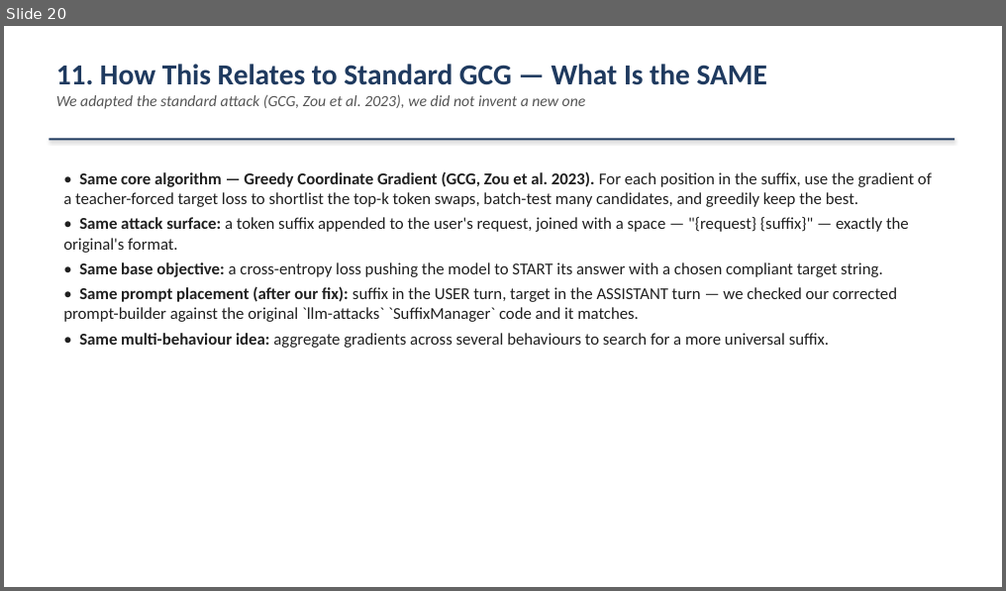
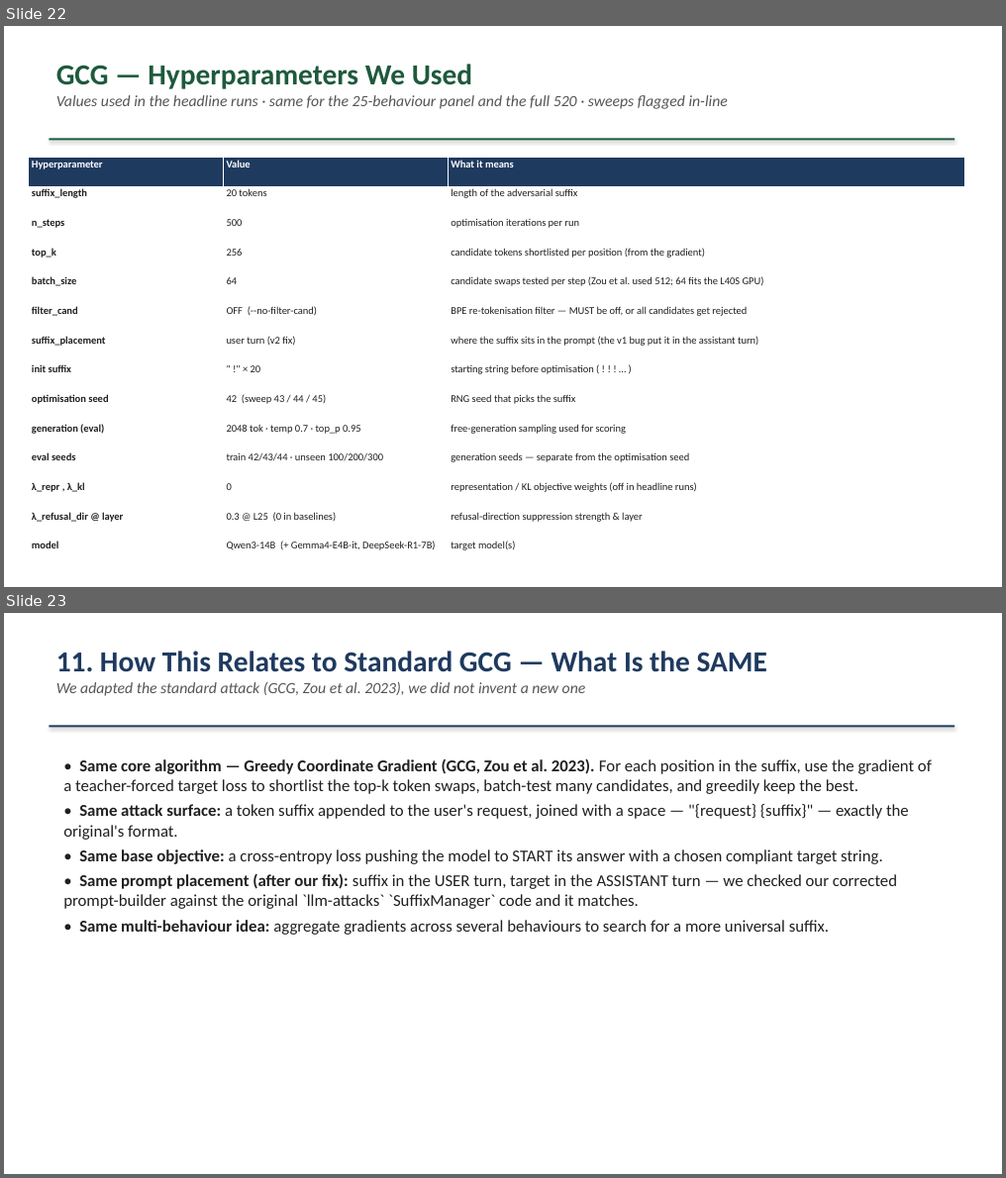
Before and after one commit to omeryosef7/teza_first_poc_with_mahmood, a slide deck: GCG_Summary_for_Mahmood_2026-07-19_with_examples.pptx. Shown one above the other, each under a label of ours: slide 20 before the commit, slides 22 and 23 after it. The pictures are 1006x591 and 1006x1178 pixels, drawn with LibreOffice and Linux fonts; fonts in the diff are those of the drawing. Boxes give left, top, right and bottom in pixels: in the first picture for what was removed or moved away, otherwise in the second. Text is boxed around its words. In the diff, an @@ line names an element or a change of style, - is before the commit and + after.

```diff
--- a/GCG_Summary_for_Mahmood_2026-07-19_with_examples.pptx
+++ b/GCG_Summary_for_Mahmood_2026-07-19_with_examples.pptx
@@ slide 22 added at [4, 26, 1002, 587], background #FFFFFF @@
@@ text added at [56, 64, 728, 109], 15 pt, text #555555, italic @@
+GCG — Hyperparameters We Used
+Values used in the headline runs · same for the 25-behaviour panel and the full 520 · sweeps flagged in-line
@@ rectangle added at [49, 138, 954, 141], fill #1E5A3C @@
@@ table added at [29, 157, 964, 569], 14 rows, 3 columns @@
+Hyperparameter | Value | What it means
+suffix_length | 20 tokens | length of the adversarial suffix
+n_steps | 500 | optimisation iterations per run
+top_k | 256 | candidate tokens shortlisted per position (from the gradient)
+batch_size | 64 | candidate swaps tested per step (Zou et al. used 512; 64 fits the L40S GPU)
+filter_cand | OFF (--no-filter-cand) | BPE re-tokenisation filter — MUST be off, or all candidates get rejected
+suffix_placement | user turn (v2 fix) | where the suffix sits in the prompt (the v1 bug put it in the assistant turn)
+init suffix | " !" × 20 | starting string before optimisation ( ! ! ! … )
+optimisation seed | 42 (sweep 43 / 44 / 45) | RNG seed that picks the suffix
+generation (eval) | 2048 tok · temp 0.7 · top_p 0.95 | free-generation sampling used for scoring
+eval seeds | train 42/43/44 · unseen 100/200/300 | generation seeds — separate from the optimisation seed
+λ_repr , λ_kl | 0 | representation / KL objective weights (off in headline runs)
+λ_refusal_dir @ layer | 0.3 @ L25 (0 in baselines) | refusal-direction suppression strength & layer
+model | Qwen3-14B (+ Gemma4-E4B-it, DeepSeek-R1-7B) | target model(s)
@@ what was slide 20 is now slide 23 @@
```
Also in this commit, not shown: 8 slides changed, 2 other slides added, 1 other file.
